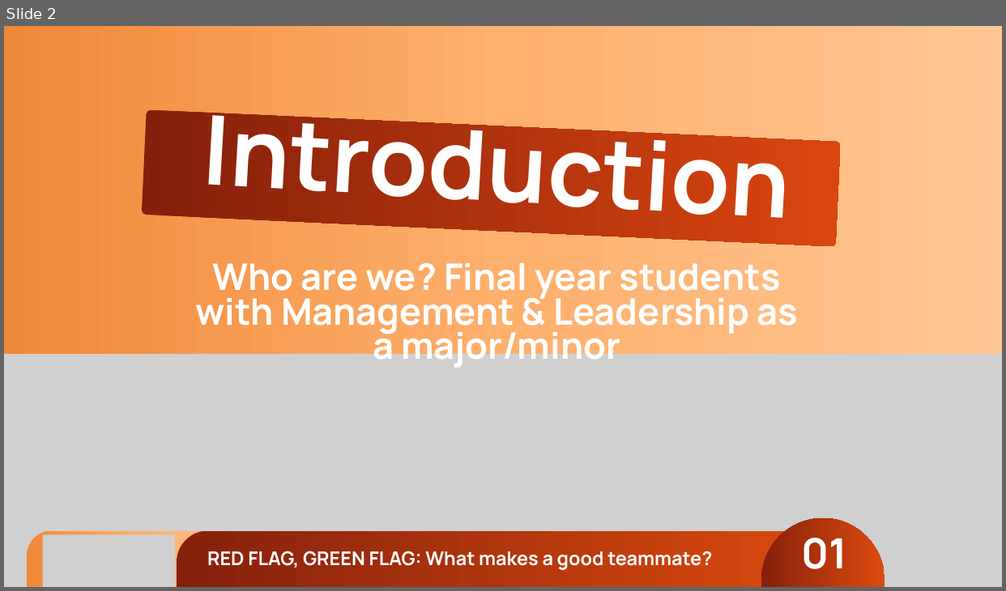
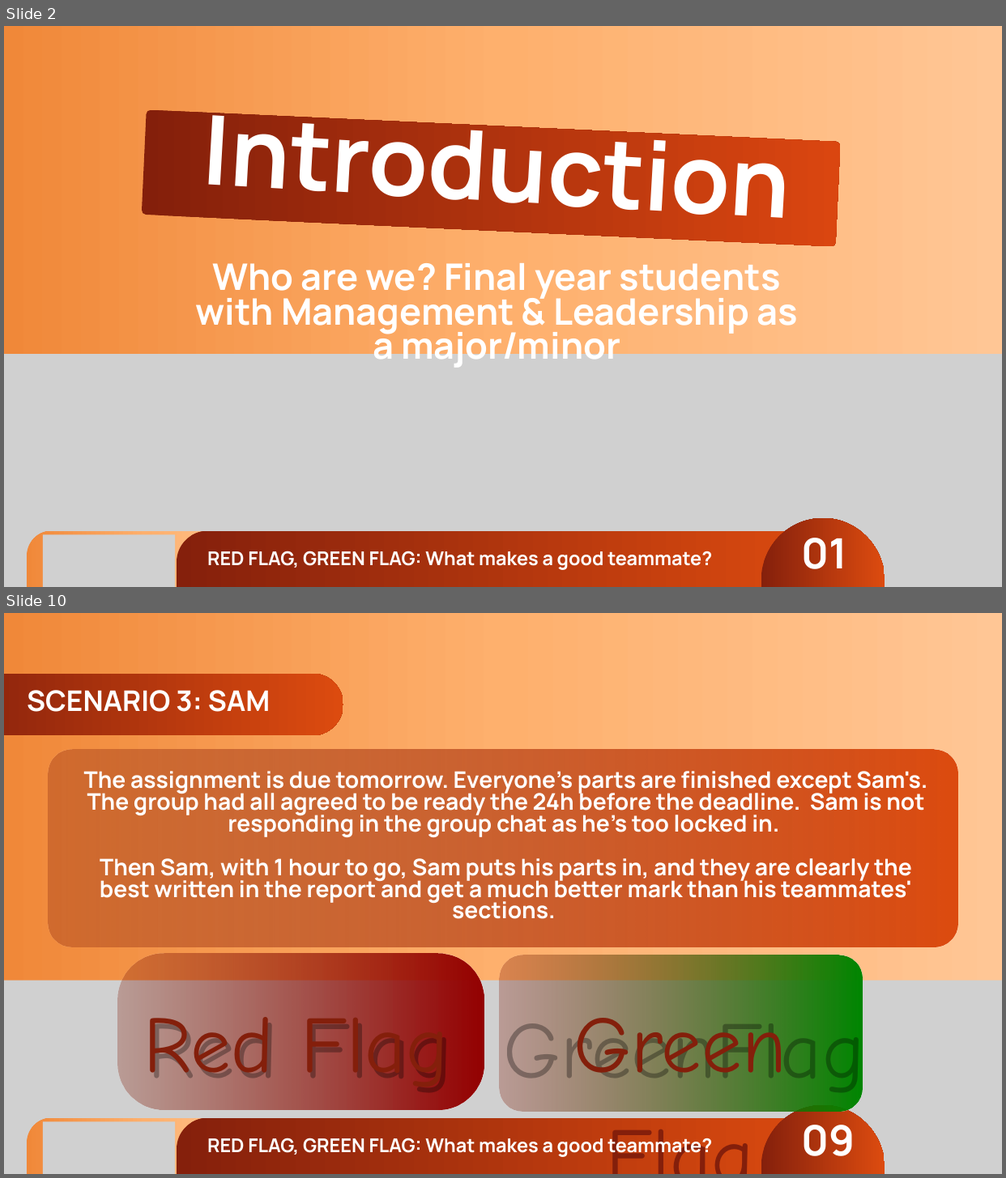
Before and after one commit to joetherockhey/Class-Allocation, a slide deck: assets/red-flag-green-flag.pptx. Shown one above the other, each under a label of ours: slide 2 before the commit, slides 2 and 10 after it; the slides between them are not shown. The pictures are 1006x591 and 1006x1178 pixels, drawn with LibreOffice and Linux fonts; fonts in the diff are those of the drawing; grey boxes stand for pictures; background and template pictures are left out. Boxes give left, top, right and bottom in pixels: in the first picture for what was removed or moved away, otherwise in the second. Text is boxed around its words. In the diff, an @@ line names an element or a change of style, - is before the commit and + after.

```diff
--- a/assets/red-flag-green-flag.pptx
+++ b/assets/red-flag-green-flag.pptx
@@ slide 10 added at <box>4,613,1002,1174</box>, background picture (left out) @@
@@ freeform shape added at <box>4,674,343,736</box>, fill gradient #85200C to #DC4B0F @@
@@ text added at <box>27,690,270,712</box>, 41 pt, text #FFFFFF, bold @@
+SCENARIO 3: SAM
@@ freeform shape added at <box>49,750,957,948</box>, fill gradient #85200C to #DC4B0F @@
@@ text added at <box>84,771,927,919</box>, 33 pt, text #FFFFFF, bold @@
+The assignment is due tomorrow. Everyone’s parts are finished except Sam's. The group had all agreed to be ready the 24h before the deadline. Sam is not responding in the group chat as he's too locked in.
+Then Sam, with 1 hour to go, Sam puts his parts in, and they are clearly the best written in the report and get a much better mark than his teammates' sections.
@@ freeform shape added at <box>117,954,484,1110</box>, fill gradient #85200C to #940000 @@
@@ freeform shape added at <box>499,956,862,1111</box>, fill gradient #85200C to #008601 @@
@@ picture added at <box>4,980,1002,1174</box> @@
@@ text added at <box>113,982,488,1088</box>, 115.7 pt, text #000000 at 31% opacity @@
+Red Flag
@@ text added at <box>143,1017,449,1093</box>, 115.7 pt, text gradient #841F0B to #DA4610 @@
+Red Flag
@@ text added at <box>503,1009,864,1104</box>, 115.7 pt, text #000000 at 31% opacity @@
+GreenFlag
@@ text added at <box>573,1003,786,1097</box>, 115.7 pt, text gradient #841F0B to #DA4610 @@
+Green Flag
@@ freeform shape added at <box>27,1118,266,1174</box>, fill gradient #F08839 to #FEB06D to #FFC695 @@
@@ picture added at <box>43,1122,175,1174</box> @@
@@ freeform shape added at <box>177,1118,829,1174</box>, fill gradient #85200C to #DC4B0F @@
@@ freeform shape added at <box>761,1105,884,1174</box>, fill gradient #85200C to #DC4B0F @@
@@ text added at <box>207,1135,712,1157</box>, 27.4 pt, text #FFFFFF, bold @@
+RED FLAG, GREEN FLAG: What makes a good teammate?
@@ text added at <box>801,1125,854,1157</box>, 60.4 pt, text #FFFFFF, bold @@
+09
```
Also in this commit, not shown: 16 slides changed, 7 other slides added, 20 slides removed, 3 other files.
